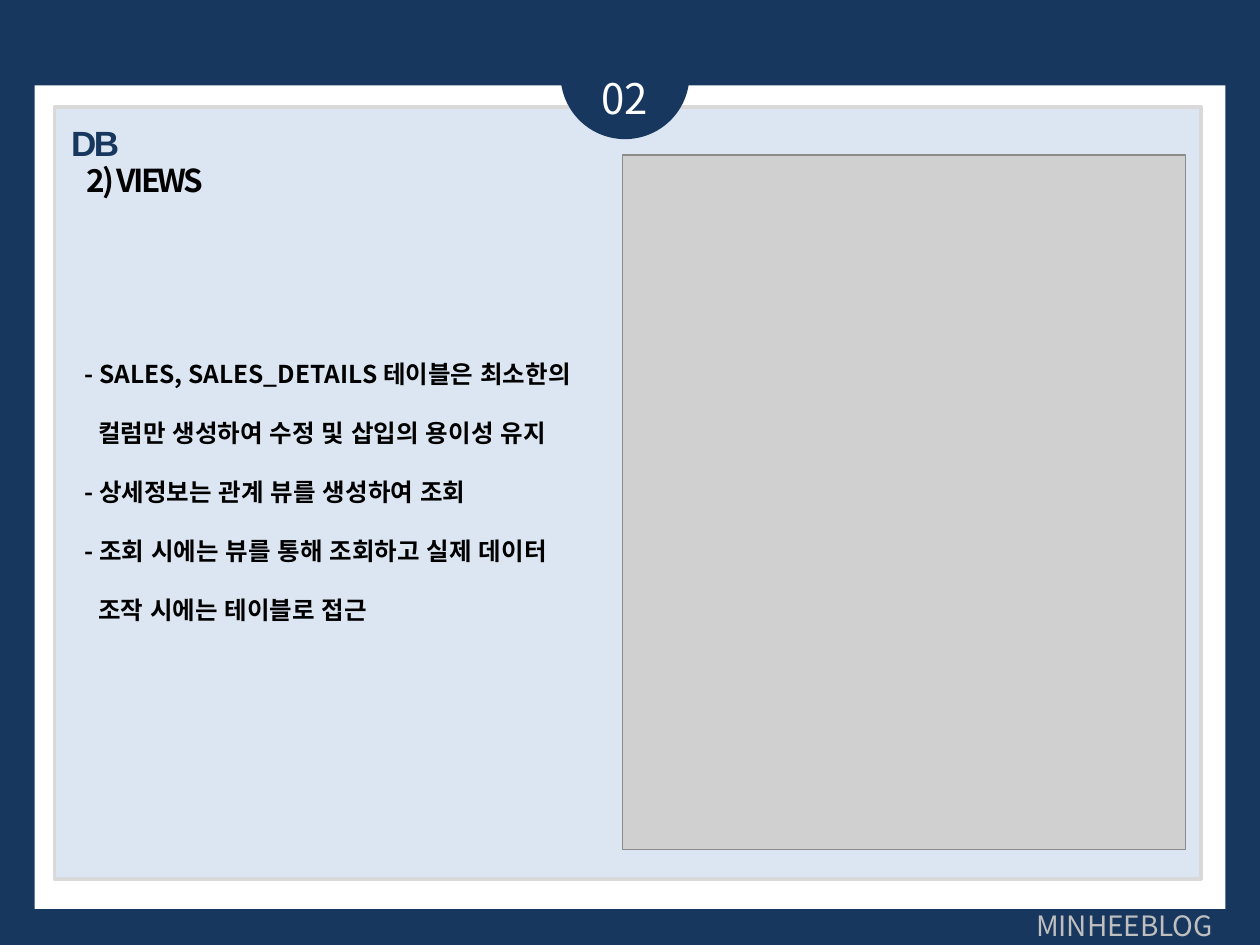
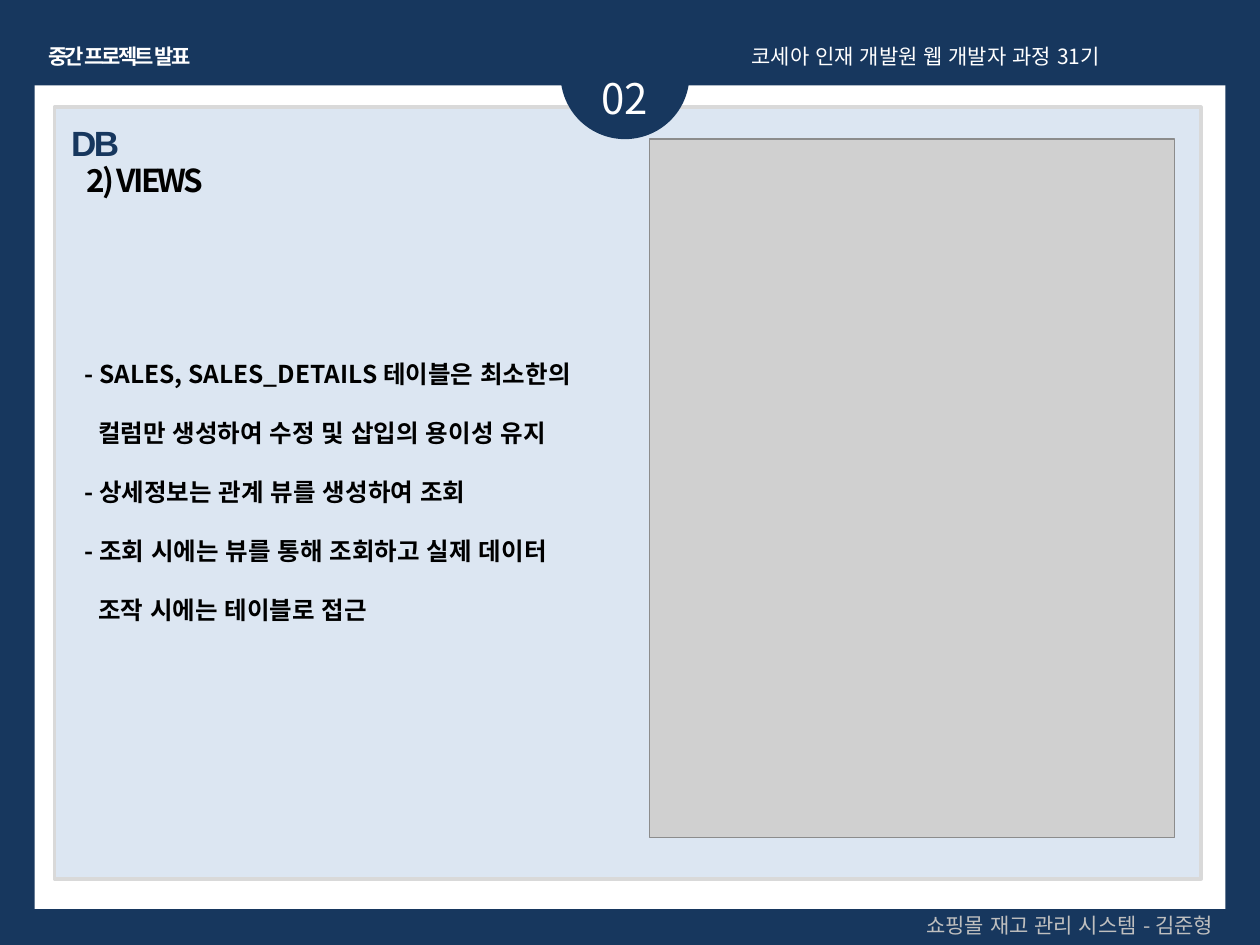
Before and after one commit to Wolfswagen/Kosea_Mid_project, a slide deck: slide 9 of Kosea_Mid_Project/김준형 Project-2nd.pptx. Drawn at 1260x945 pixels with LibreOffice and Linux fonts; fonts in the diff are those of the drawing; grey boxes stand for pictures. Boxes give left, top, right and bottom in pixels: in the first picture for what was removed or moved away, otherwise in the second. Text is boxed around its words. In the diff, an @@ line names an element or a change of style, - is before the commit and + after.

```diff
--- a/Kosea_Mid_Project/김준형 Project-2nd.pptx
+++ b/Kosea_Mid_Project/김준형 Project-2nd.pptx
@@ text added at <box>48,46,191,66</box>, 12 pt, text #FFFFFF, bold @@
+중간 프로젝트 발표
@@ text added at <box>752,46,1100,66</box>, 12 pt, text #FFFFFF @@
+코세아 인재 개발원 웹 개발자 과정 31기
@@ picture: place and size @@
-picture at <box>622,155,1186,849</box>
+picture at <box>650,139,1174,838</box>
@@ text added at <box>926,915,1213,935</box>, 12 pt, text #BFBFBF @@
+쇼핑몰 재고 관리 시스템 - 김준형
@@ text removed at <box>1036,908,1213,937</box> @@
-MINHEEBLOG
```
Also in this commit, not shown: 20 other slides changed, 19 other files.
